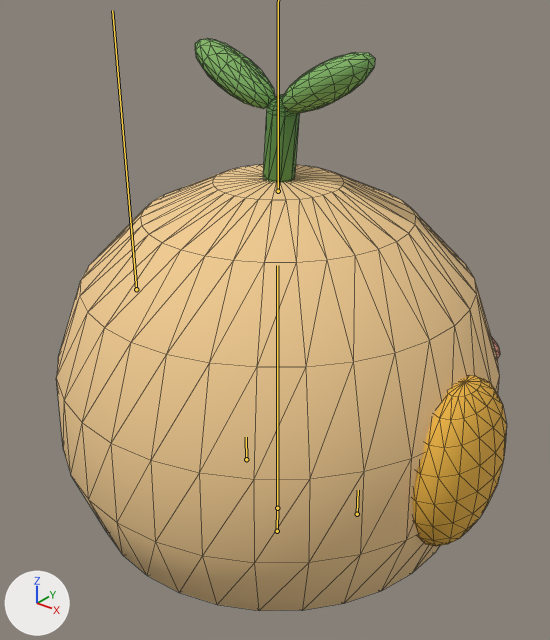
A saved change to the glTF model assets/models/creature_wish.glb.
Camera for both pictures: a camera (50 mm lens) standing at (0.636, -0.802, 0.899) and looking at (-0.005, -0.001, 0.402). The lights are fixed; the arrows at lower left show +X, +Y and +Z. The picture after the commit comes second. The bones that change, and the others that lie on the model, are drawn over the model as lines. Mesh edges are drawn as thin lines.

Names of what the first picture shows: 'Body', 'Sprout', 'WingR'.
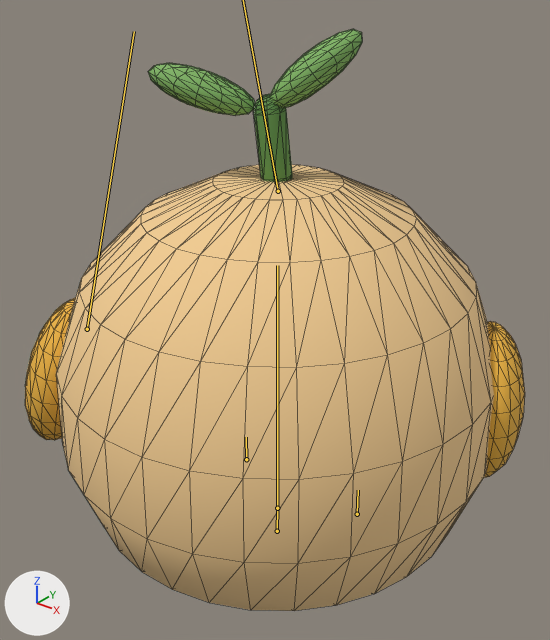
The newer file adds an action. The first version stands in its rest pose; the second is drawn at frame 16 of the action 'look'.

Where the change shows, as pixel boxes [x1, y1, x2, y2] in the pictures (550 x 640 px):
'Body', posed
    before: [56, 165, 500, 611]
    after: [56, 165, 494, 611]
'WingR', posed
    before: [413, 375, 507, 546]
    after: [484, 321, 525, 478]
'Sprout', posed (19% wider, 7% taller)
    before: [195, 39, 375, 182]
    after: [148, 29, 362, 182]
'WingL', posed (not visible before)
    after: [25, 298, 76, 440]
bone 'b_wing_l', root to tip
    before: (136, 289) to (112, 10)
    after: (87, 329) to (134, 31)

The edits, one by one:
Bone 'b_body' (bone_b_body) turns from (0, 0, 0) to (0, 32, 0) degrees about its own x, y and z.
Bone 'b_wing_l' (bone_b_wing_l) turns from (0, 0, 0) to (0, 0, -14) degrees about its own x, y and z.
Bone 'b_sprout' (bone_b_sprout) turns from (0, 0, 0) to (0, 0, 10) degrees about its own x, y and z.
